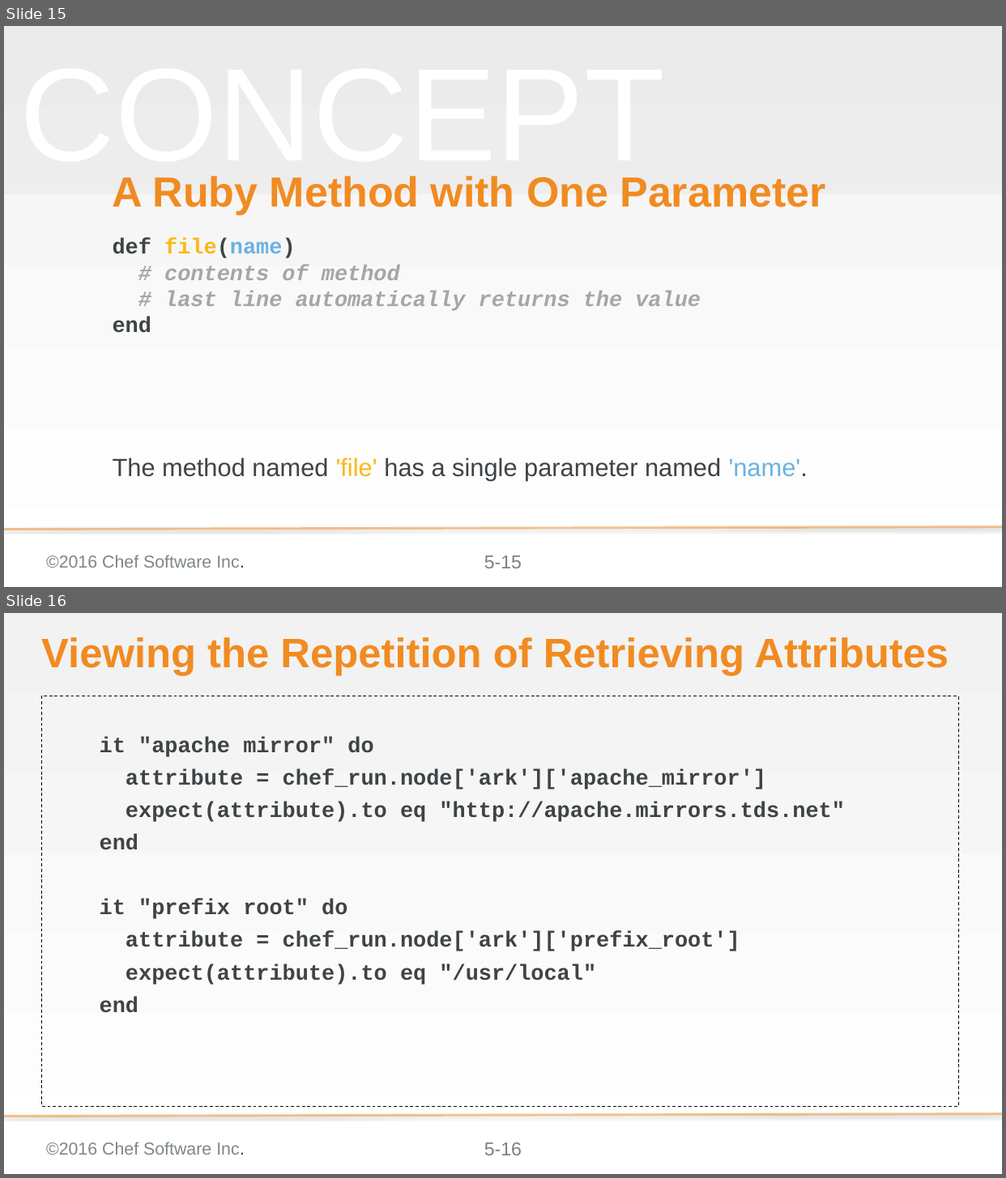
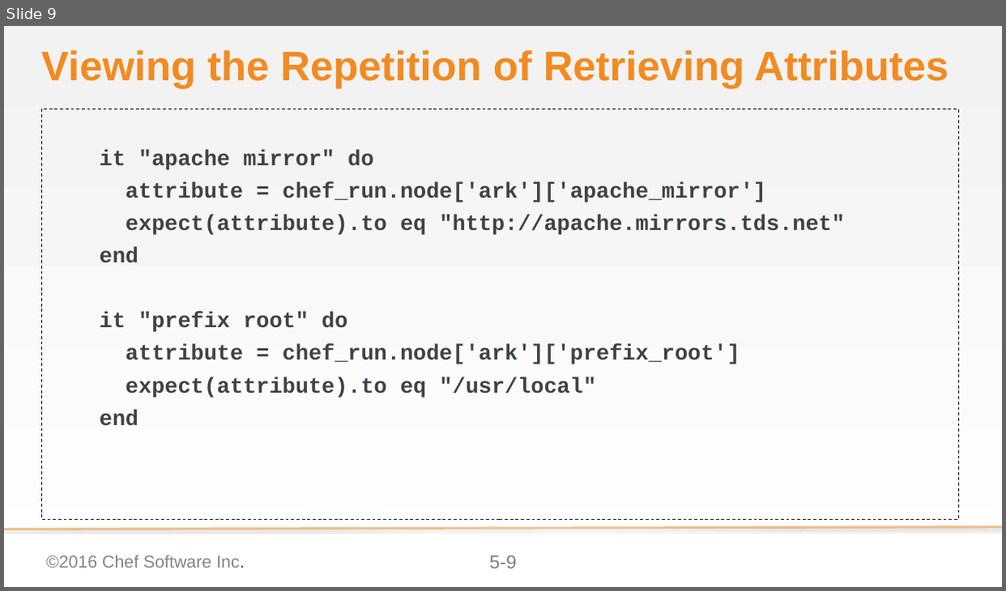
Before and after one commit to chef-training/elegant_tests, a slide deck: 05-def_method.pptx. Shown one above the other, each under a label of ours: slides 15 and 16 before the commit, slide 9 after it. The pictures are 1006x1178 and 1006x591 pixels, drawn with LibreOffice and Linux fonts; fonts in the diff are those of the drawing; background and template pictures are left out. Boxes give left, top, right and bottom in pixels: in the first picture for what was removed or moved away, otherwise in the second. Text is boxed around its words. In the diff, an @@ line names an element or a change of style, - is before the commit and + after.

```diff
--- a/05-def_method.pptx
+++ b/05-def_method.pptx
@@ slide 15 removed at (4,26,1002,587), background gradient #F2F2F2 to #FFFFFF; not listed: 3 template elements that a slide beside it also shows @@
@@ rectangle removed at (4,26,1002,194) @@
@@ text removed at (20,176,665,184) @@
-CONCEPT
@@ title removed at (113,176,825,215) @@
-A Ruby Method with One Parameter
@@ subtitle removed at (113,238,701,333) @@
-def file(name)
-# contents of method
-# last line automatically returns the value
-end
@@ text removed at (113,458,808,481) @@
-The method named 'file' has a single parameter named 'name'.
@@ what was slide 16 is now slide 9 @@
@@ page number at (489,556,516,569): text changed @@
-5-16
+5-9
```
Also in this commit, not shown: 1 slide added, 7 other slides removed.
